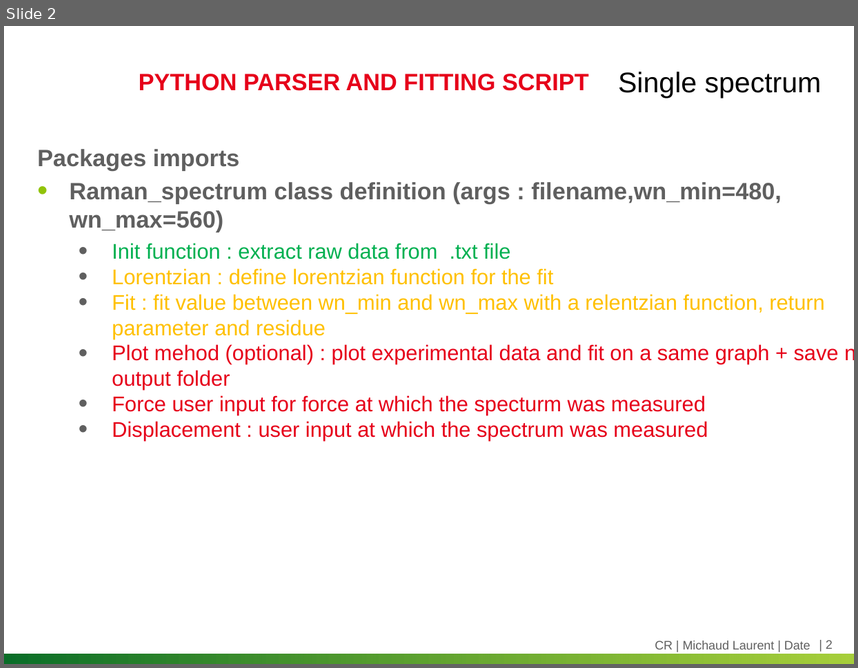
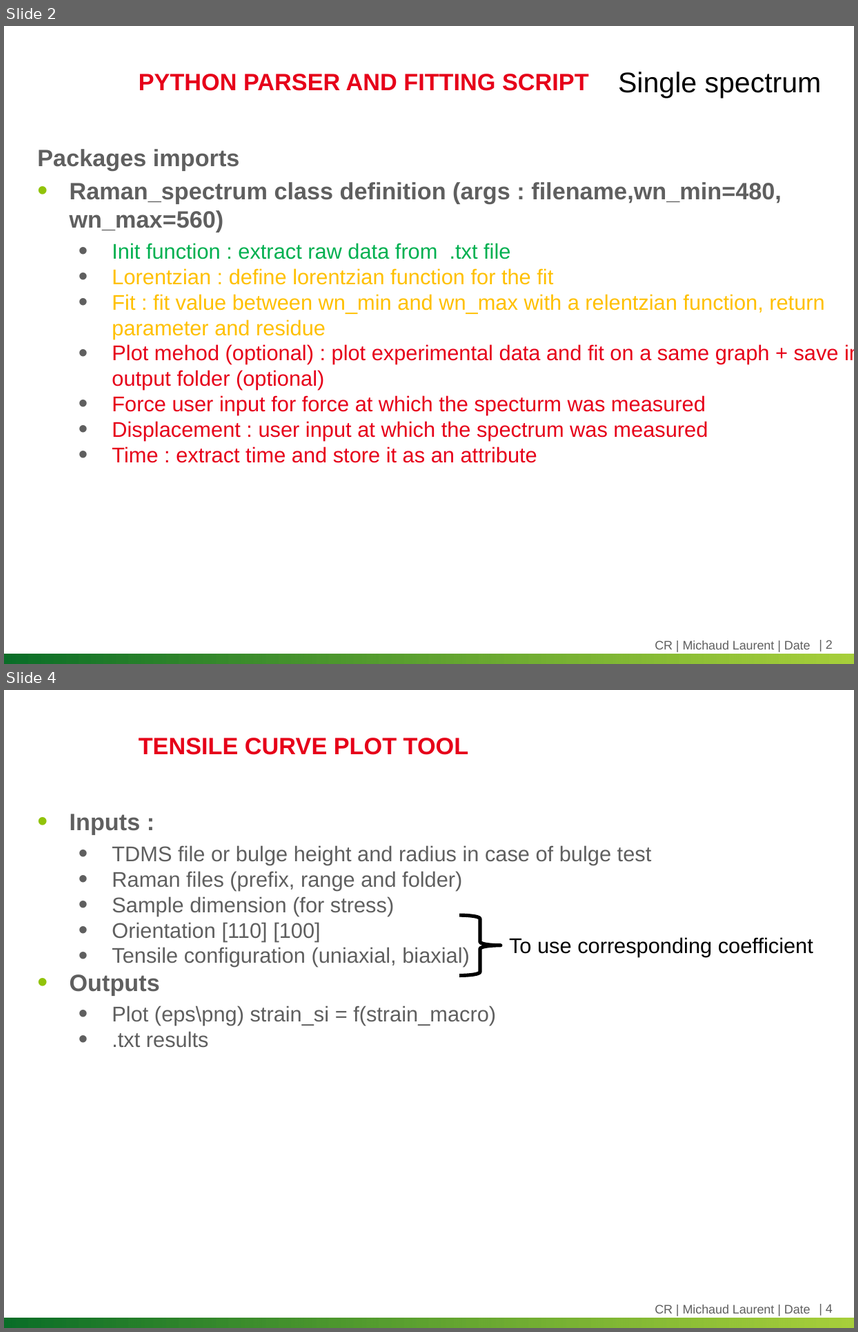
Before and after one commit to mcdlrt/Raman_solflex, a slide deck: Raman data processing.pptx. Shown one above the other, each under a label of ours: slide 2 before the commit, slides 2 and 4 after it; the slides between them are not shown. The pictures are 858x668 and 858x1332 pixels, drawn with LibreOffice and Linux fonts; fonts in the diff are those of the drawing; background and template pictures are left out. Boxes give left, top, right and bottom in pixels: in the first picture for what was removed or moved away, otherwise in the second. Text is boxed around its words. In the diff, an @@ line names an element or a change of style, - is before the commit and + after.

```diff
--- a/Raman data processing.pptx
+++ b/Raman data processing.pptx
@@ slide 4 added at [4,690,854,1328], background #FFFFFF; not listed: 2 template elements that a slide beside it also shows @@
@@ title added at [139,738,469,755], 20 pt, text #E60019, bold @@
+TENSILE CURVE PLOT TOOL
@@ text added at [70,814,652,1047], 18 pt, text #5F5F5F @@
+• Inputs :
+  • TDMS file or bulge height and radius in case of bulge test
+  • Raman files (prefix, range and folder)
+  • Sample dimension (for stress)
+  • Orientation [110] [100]
+  • Tensile configuration (uniaxial, biaxial)
+• Outputs
+  • Plot (eps\png) strain_si = f(strain_macro)
+  • .txt results
@@ right brace added at [459,915,500,976], outline #000000 3 pt @@
@@ text added at [509,937,813,957], 18 pt, text #000000 @@
+To use corresponding coefficient
@@ text added at [655,1304,811,1313], 10.5 pt, text #5F5F5F @@
+CR | Michaud Laurent | Date
@@ slide 2 changed as well @@
@@ text at [112,344,854,390]: text changed @@
-  • Plot mehod (optional) : plot experimental data and fit on a same graph + save ni output folder
+  • Plot mehod (optional) : plot experimental data and fit on a same graph + save in output folder (optional)
@@ text at [112,446,537,463]: paragraph added @@
+  • Time : extract time and store it as an attribute
```
Also in this commit, not shown: 1 other slide changed, 1 other slide added.
